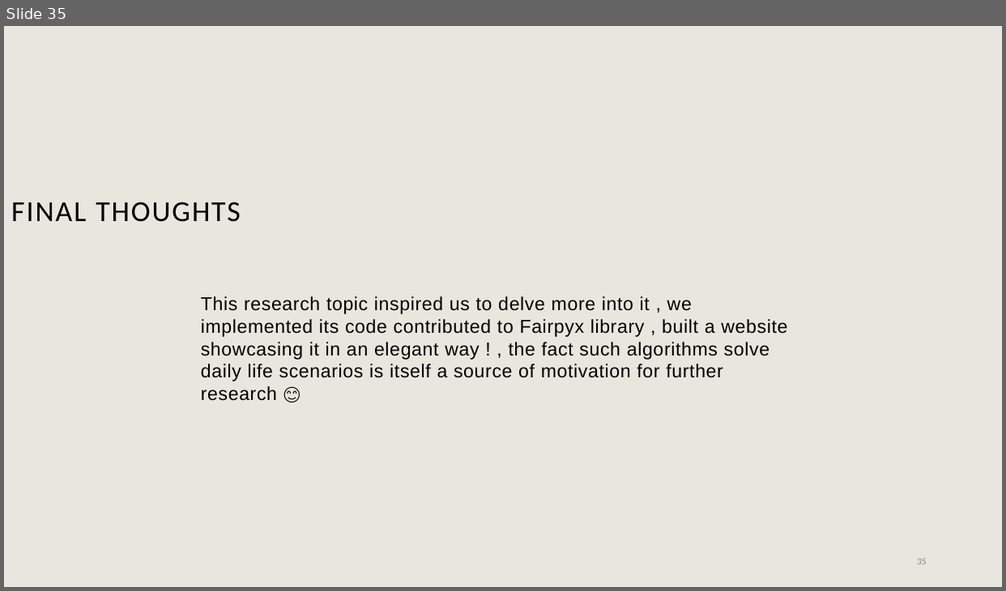
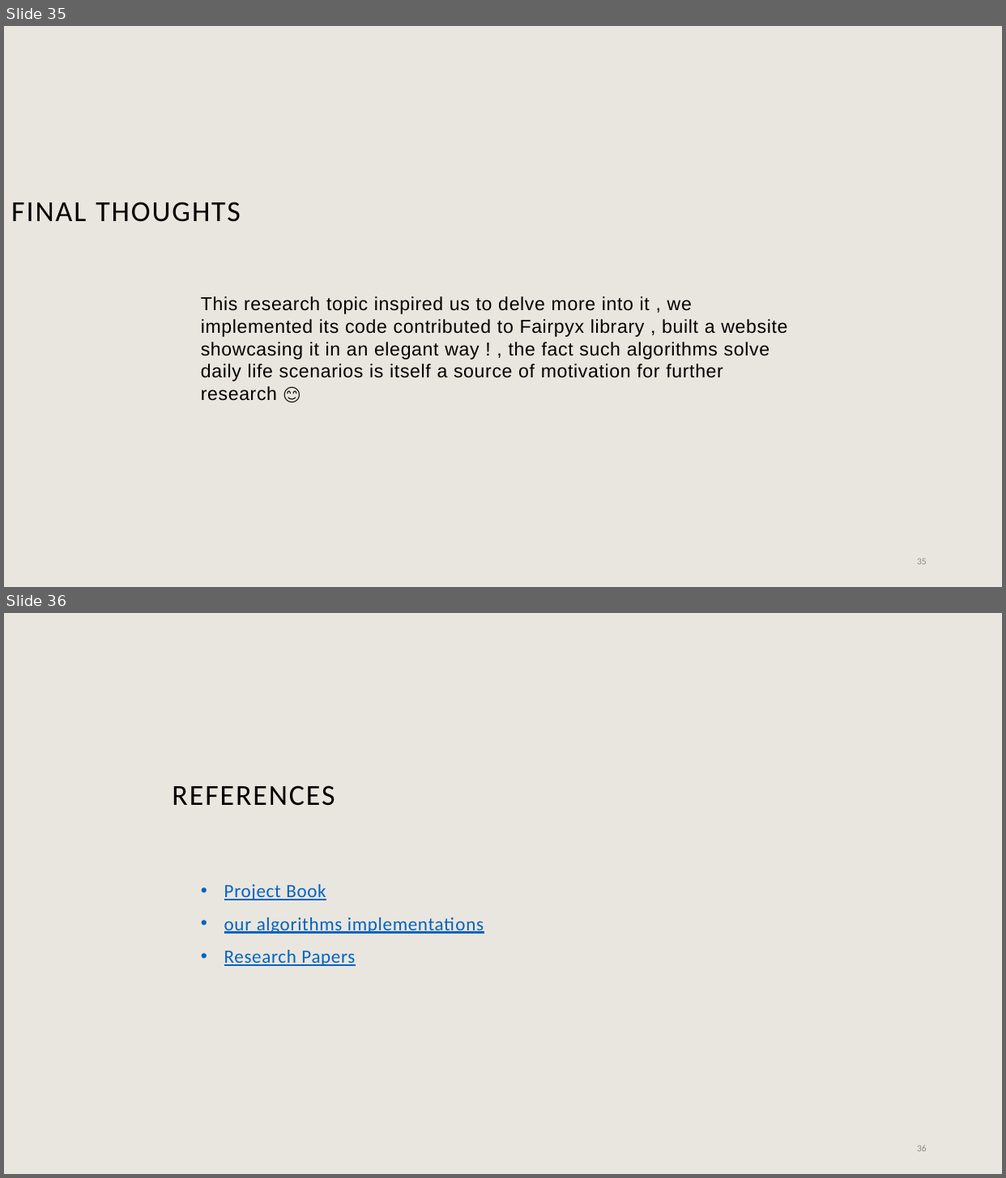
Before and after one commit to Abodi-Massarwa/FairDivision_FinalProject, a slide deck: 5-Presentation/Presentation.pptx. Shown one above the other, each under a label of ours: slide 35 before the commit, slides 35 and 36 after it. The pictures are 1006x591 and 1006x1178 pixels, drawn with LibreOffice and Linux fonts; fonts in the diff are those of the drawing; background and template pictures are left out. Boxes give left, top, right and bottom in pixels: in the first picture for what was removed or moved away, otherwise in the second. Text is boxed around its words. In the diff, an @@ line names an element or a change of style, - is before the commit and + after.

Commit message:
updated presentation

```diff
--- a/5-Presentation/Presentation.pptx
+++ b/5-Presentation/Presentation.pptx
@@ slide 36 added at box(4, 613, 1002, 1174), background #E9E6DF @@
@@ title added at box(172, 786, 334, 806), 28 pt, text #000000 @@
+REFERENCES
@@ text added at box(224, 884, 484, 966), 18 pt, text #0563C1, underline @@
+• Project Book
+• our algorithms implementations
+• Research Papers
@@ page number added at box(917, 1145, 927, 1152), 9 pt, text #8C8C8C @@
+36
```
